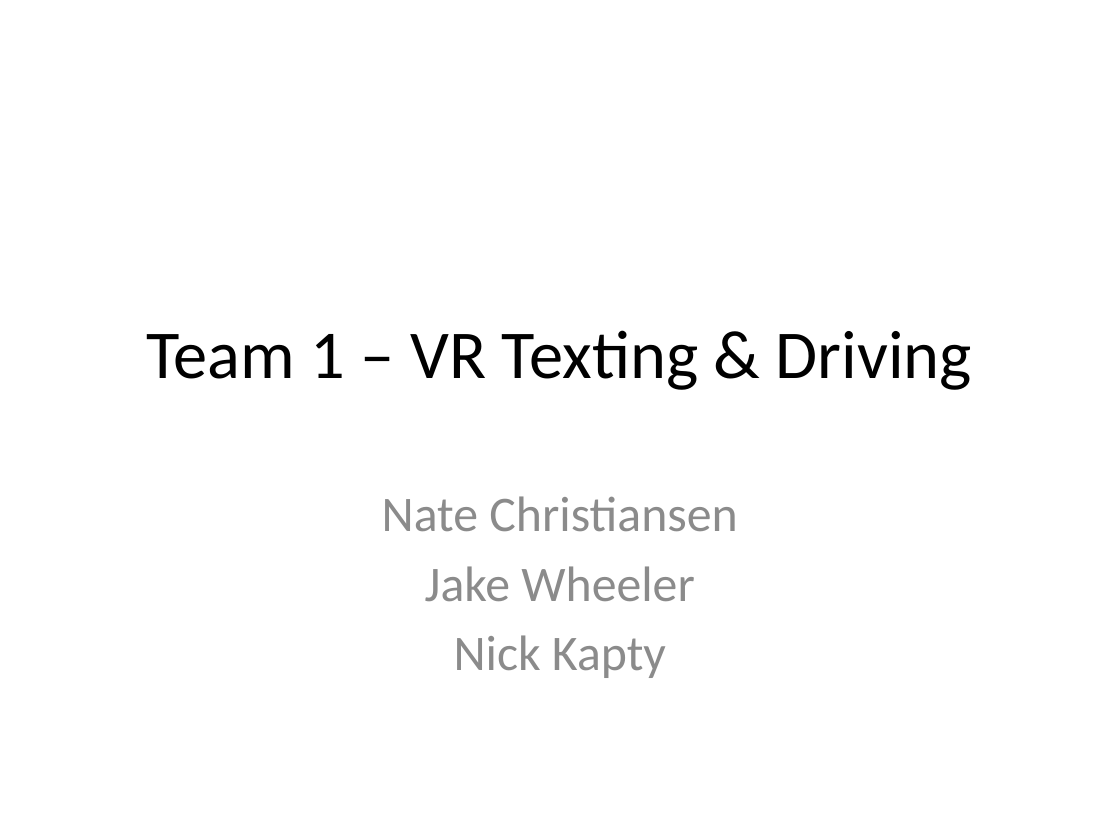
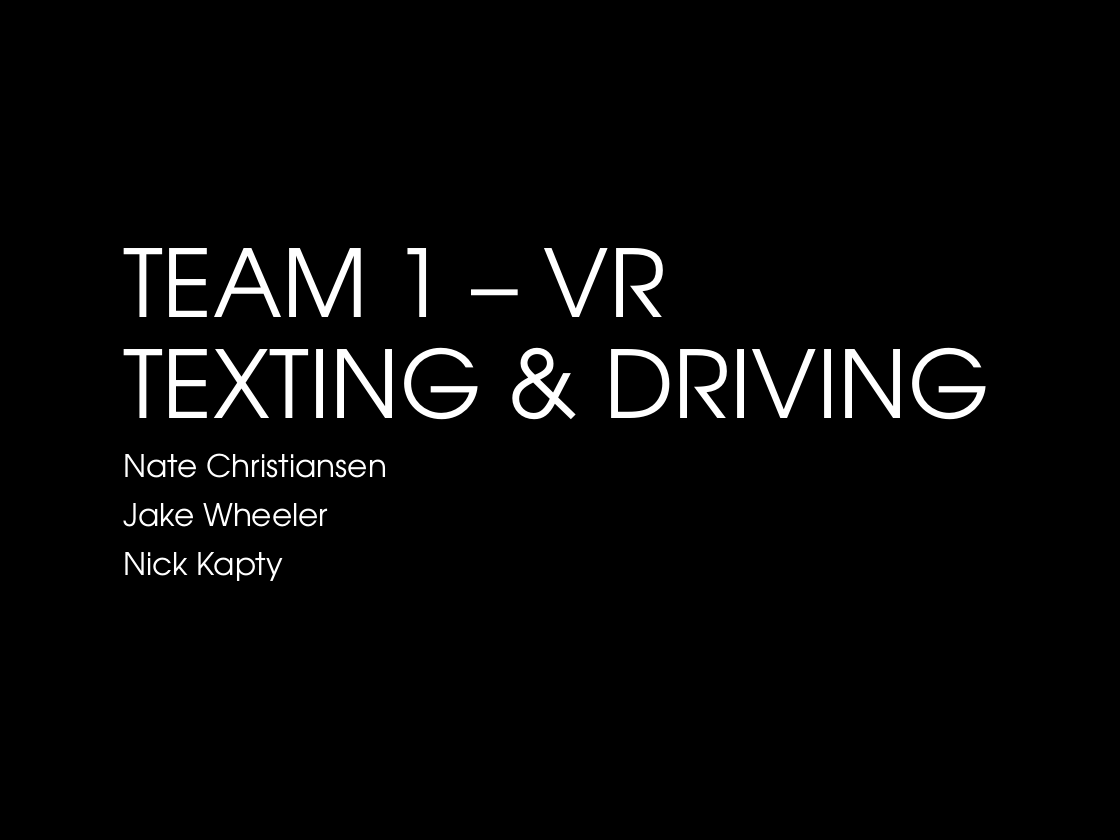
Before and after one commit to NateChristiansen/SeniorProject, a slide deck: slide 1 of Documents/Presentations/Presentation1.pptx. Drawn at 1120x840 pixels with LibreOffice and Linux fonts; fonts in the diff are those of the drawing; background and template pictures are left out. Boxes give left, top, right and bottom in pixels: in the first picture for what was removed or moved away, otherwise in the second. Text is boxed around its words. In the diff, an @@ line names an element or a change of style, - is before the commit and + after.

```diff
--- a/Documents/Presentations/Presentation1.pptx
+++ b/Documents/Presentations/Presentation1.pptx
@@ background #FFFFFF to #000000 @@
@@ title "TEAM 1 – VR TEXTING ..." at (x1=123, y1=248, x2=989, y2=460): vertical alignment middle to bottom @@
@@ title at (x1=123, y1=248, x2=989, y2=460): text changed; size 44 to 60 pt; font Calibri to TeX Gyre Adventor; text colour #000000 to #FFFFFF @@
-Team 1 – VR Texting & Driving
+TEAM 1 – VR TEXTING & DRIVING
@@ subtitle "Nate Christiansen" moved from (x1=382, y1=496, x2=737, y2=678) to (x1=123, y1=453, x2=388, y2=581) @@
@@ subtitle "Nate Christiansen" at (x1=123, y1=453, x2=388, y2=581): size 32 to 20 pt, font Calibri to TeX Gyre Adventor, text colour #8C8C8C to #FFFFFF; alignment centre to left; line spacing 1 to 0.9; more space between paragraphs @@
```
Also in this commit, not shown: 12 other slides changed.
